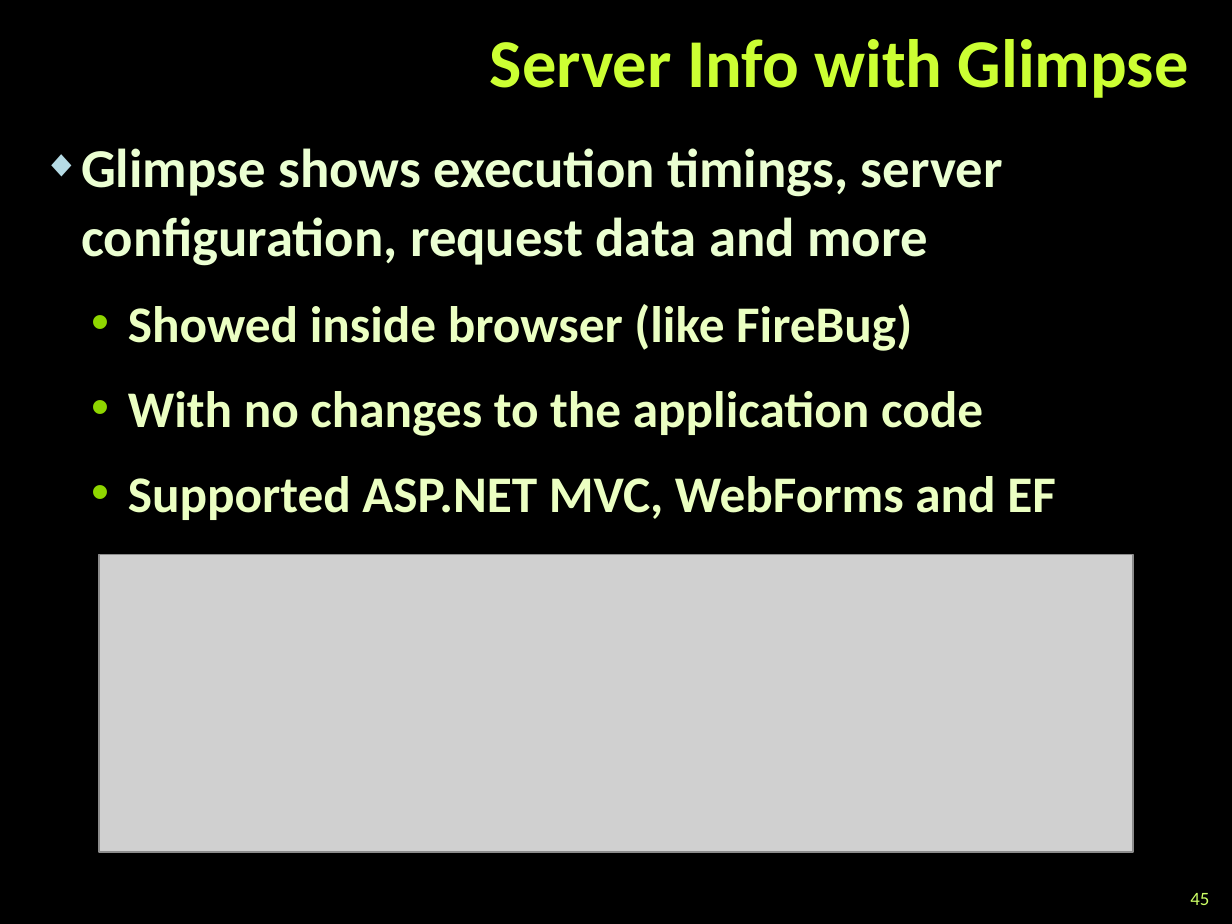
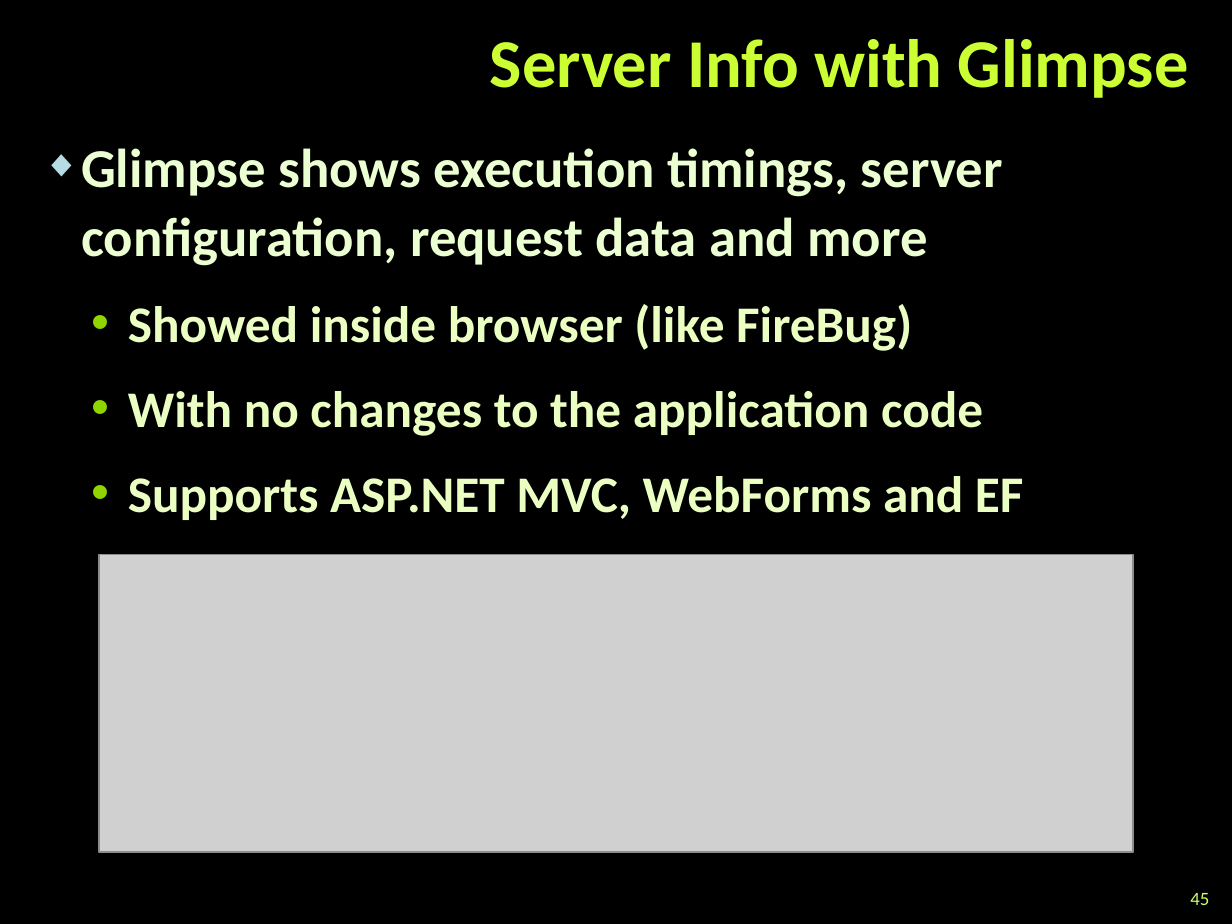
Before and after one commit to martin-nikolov/Telerik-Academy, a slide deck: slide 45 of ASP.NET MVC/01. Introduction to ASP.NET MVC/Introduction-to-ASP.NET-MVC.pptx. Drawn at 1232x924 pixels with LibreOffice and Linux fonts; fonts in the diff are those of the drawing; grey boxes stand for pictures; background and template pictures are left out. Boxes give left, top, right and bottom in pixels: in the first picture for what was removed or moved away, otherwise in the second. Text is boxed around its words. In the diff, an @@ line names an element or a change of style, - is before the commit and + after.

```diff
--- a/ASP.NET MVC/01. Introduction to ASP.NET MVC/Introduction-to-ASP.NET-MVC.pptx
+++ b/ASP.NET MVC/01. Introduction to ASP.NET MVC/Introduction-to-ASP.NET-MVC.pptx
@@ text at box(128, 476, 1023, 520): text changed @@
-  • Supported ASP.NET MVC, WebForms and EF
+  • Supports ASP.NET MVC, WebForms and EF
```
Also in this commit, not shown: 6 other slides changed, 19 other files.
